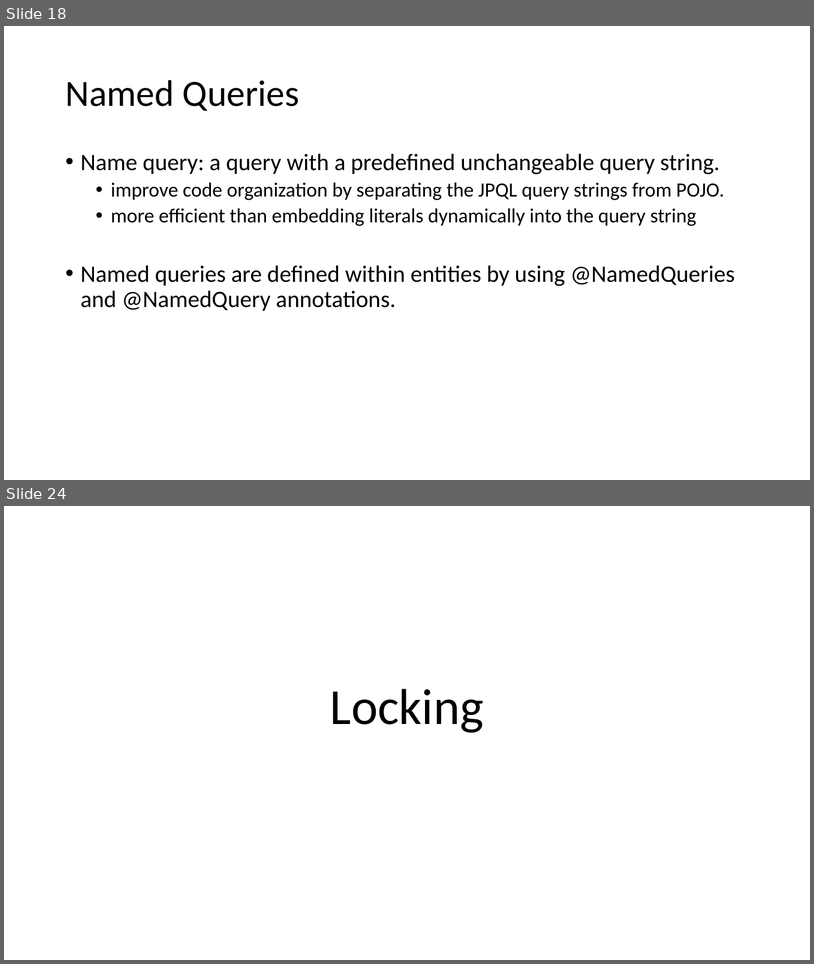
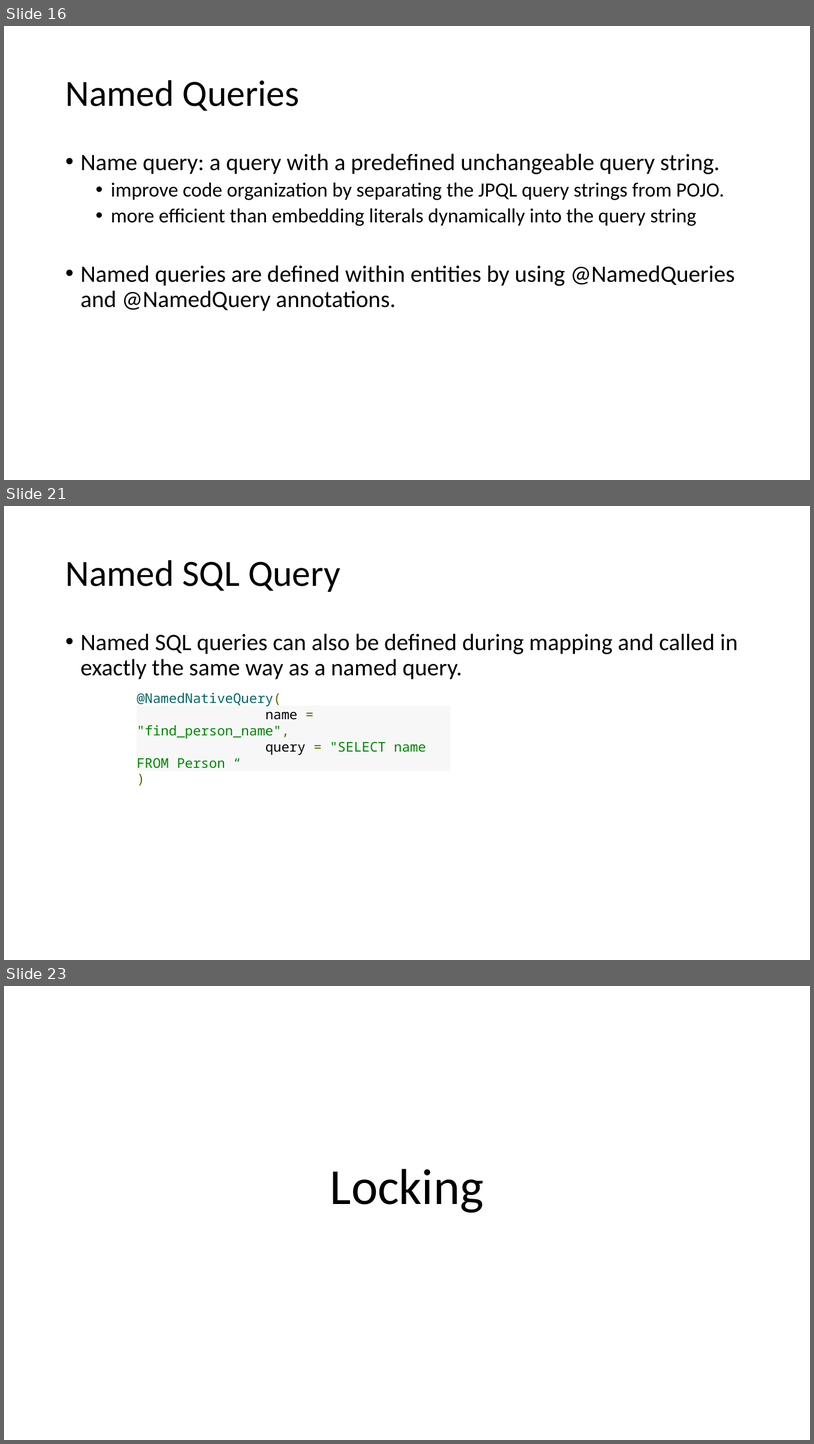
Before and after one commit to lawren43/mytest-repo, a slide deck: test-springmvc/doc/2.JPA Programming.pptx. Shown one above the other, each under a label of ours: slides 18 and 24 before the commit, slides 16, 21 and 23 after it; the slides between them are not shown. The pictures are 814x964 and 814x1444 pixels, drawn with LibreOffice and Linux fonts; fonts in the diff are those of the drawing. Boxes give left, top, right and bottom in pixels: in the first picture for what was removed or moved away, otherwise in the second. Text is boxed around its words. In the diff, an @@ line names an element or a change of style, - is before the commit and + after.

```diff
--- a/test-springmvc/doc/2.JPA Programming.pptx
+++ b/test-springmvc/doc/2.JPA Programming.pptx
@@ slide 21 added at [4,506,810,960], background #FFFFFF @@
@@ title added at [65,560,341,592], 44 pt, text #000000 @@
+Named SQL Query
@@ text added at [81,633,738,679], 28 pt, text #000000 @@
+• Named SQL queries can also be defined during mapping and called in exactly the same way as a named query.
@@ rectangle added at [137,706,451,771], fill #F7F7F8, 16 pt, text #008800 @@
+@NamedNativeQuery(
+name = "find_person_name",
+query = "SELECT name FROM Person “
+)
@@ what was slide 18 is now slide 16 @@
@@ what was slide 24 is now slide 23 @@
```
Also in this commit, not shown: 6 slides changed, 4 other slides added, 5 slides removed, 8 other files.
